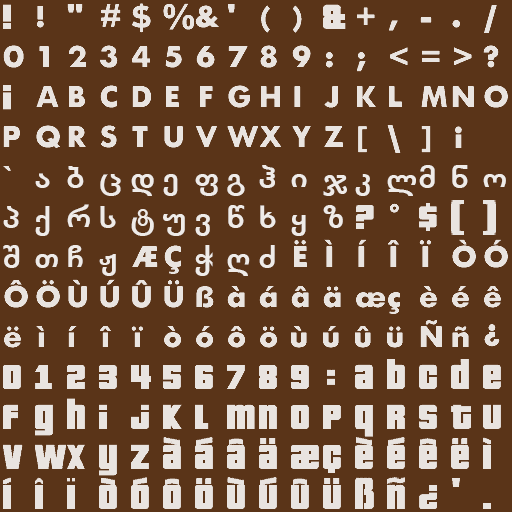
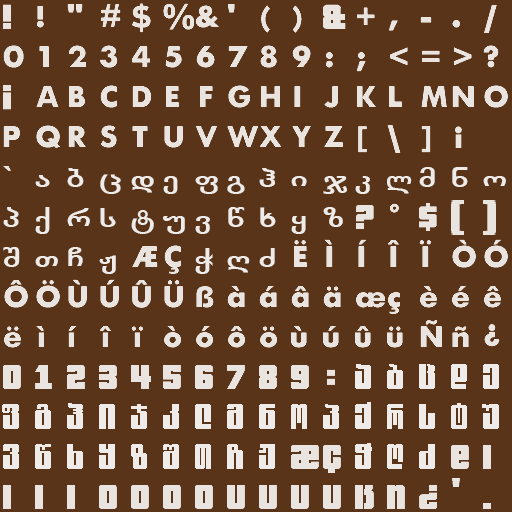
Layer changes from the first 512 × 512 image to the second:
painted on "ძ" over [259, 245, 275, 268]
painted on "ღ" over [227, 254, 250, 276]
painted on "ჭ" over [195, 245, 213, 276]
painted on "ჟ" over [99, 254, 116, 276]
painted on "შ" over [3, 245, 20, 268]
painted on "ზ" over [323, 205, 343, 228]
painted on "ხ" over [260, 205, 276, 228]
painted on "წ" over [228, 205, 245, 228]
painted on "უ" over [163, 214, 185, 236]
painted on "ტ" over [131, 209, 154, 236]
painted on "რ" over [67, 204, 90, 227]
painted on "ქ" over [35, 206, 50, 236]
painted on "ნ" over [452, 165, 468, 188]
painted on "მ" over [419, 165, 435, 188]
painted on "ლ" over [387, 175, 416, 196]
painted on "ჯ" over [323, 175, 347, 196]
painted on "ჰ" over [259, 165, 275, 188]
painted on "გ" over [227, 174, 245, 196]
painted on "ფ" over [195, 174, 218, 196]
painted on "დ" over [131, 174, 154, 196]
painted on "ც" over [100, 174, 121, 196]
painted on "ბ" over [67, 166, 84, 188]
added layer "Geo Pricedown" (90%) above "Original copy" over [2, 307, 499, 469]
painted on "Original copy" over [3, 359, 501, 485]
…and 11 more changes (11 painted)
